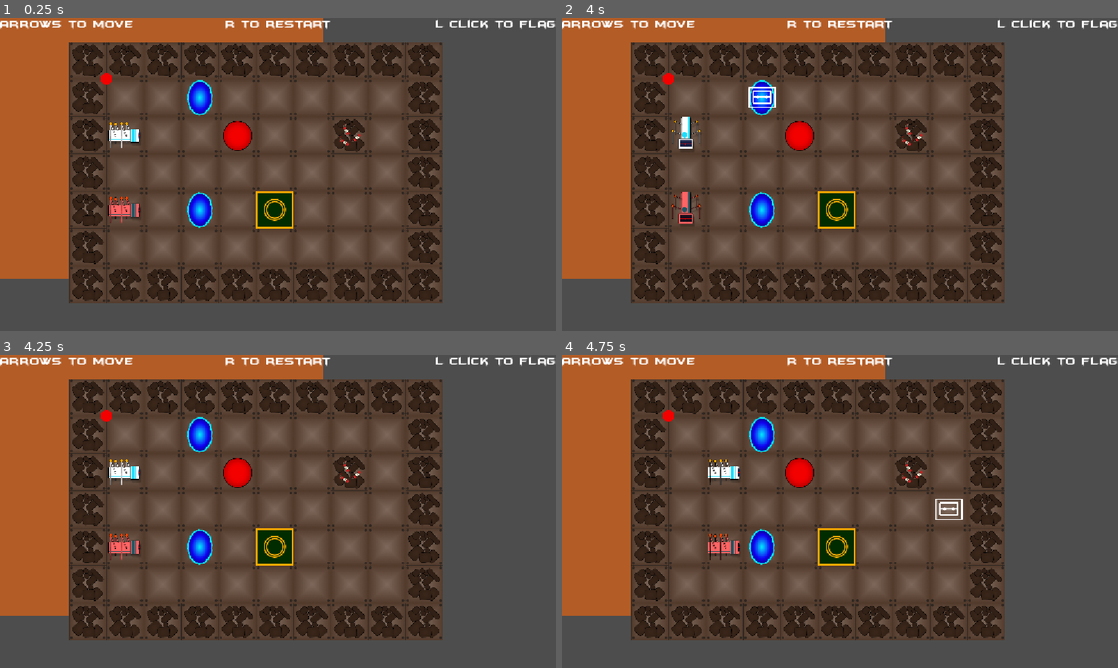
Above: before the commit, frames 1-4 (two rows, left to right).
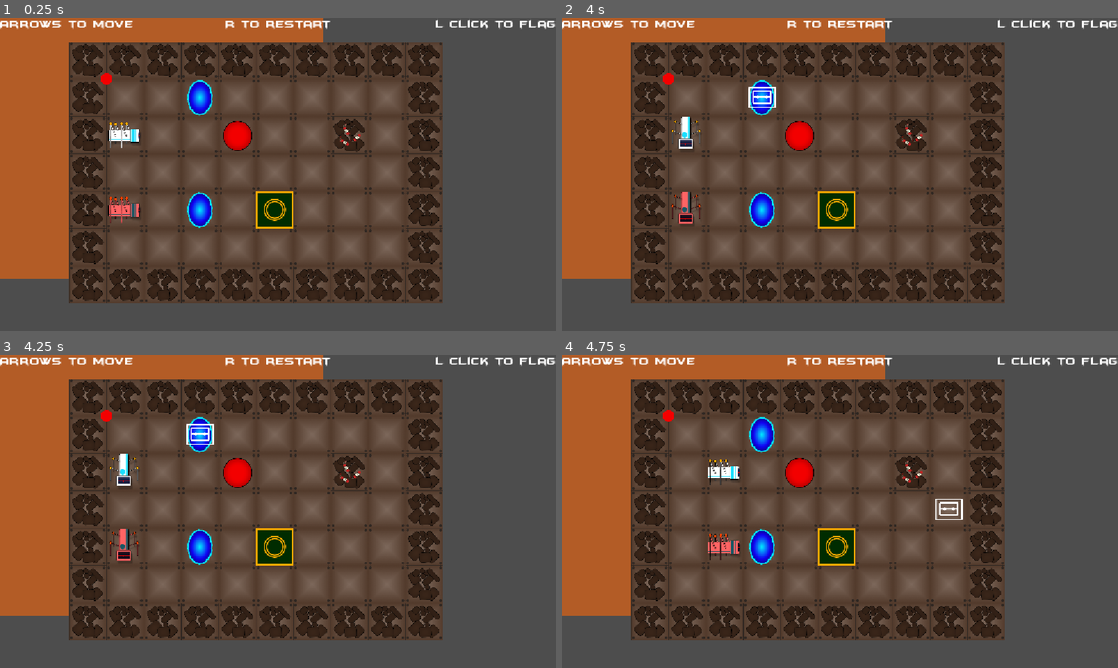
Above: after the commit, the same moments.

Repository: yuesubi/unijam-2026
Game: Godot game, scene res://Arthur/test_level.tscn
Same seed, same stepped clock (60 frames per second), same inputs: the game is played once before the commit and once after it. This scene is started directly instead of the project's main scene.
Inputs (mouse positions are in pixels of both pictures, inside the frame that each line leads up to):
- Up to frame 1 (0.25 s): no input
- Up to frame 2 (4 s): tap Enter (ui_accept) at 0.5, 0.77, 1.25, 1.52, 2, 2.75, 3.02, 3.5, 3.77 s; move the mouse to (812, 237) at 0.52 s; hold Up (ui_up) 0.53-2.03 s; click (812, 237) at 0.6 s; move the mouse to (1006, 221) at 1.27 s; click (1006, 221) at 1.35 s; move the mouse to (673, 127) at 2.02 s; hold Left (ui_left) 2.03-3.53 s; click (673, 127) at 2.1 s; move the mouse to (867, 174) at 2.77 s; click (867, 174) at 2.85 s; move the mouse to (756, 96) at 3.52 s; hold Down (ui_down) from 3.53 s (still down); click (756, 96) at 3.6 s
- Up to frame 3 (4.25 s): keep holding Down (ui_down); tap R (reload) at 4.15 s
- Up to frame 4 (4.75 s): tap Enter (ui_accept) at 4.25, 4.52 s; move the mouse to (962, 495) at 4.27 s; release Down (ui_down) at 4.28 s; hold Right (ui_right) from 4.28 s (still down); click (962, 495) at 4.35 s

Frames 1-2 are identical in both runs. In frame 3, 1.0% of the frame differs, in the area x 19-39%, y 22-66%; in frame 4, nothing differs.

Commit message:
change reload func

Diff:
--- a/into-the-maze/Scripts/level_base.gd
+++ b/into-the-maze/Scripts/level_base.gd
@@ -36,7 +36,7 @@
 
 func _unhandled_input(event: InputEvent) -> void:
 	if event.is_action_pressed("reload"):
-		get_tree().call_deferred("reload_current_scene")
+		self.call_deferred("emit_death")
 
 #Mounir Shenanigans (la croix)
 
